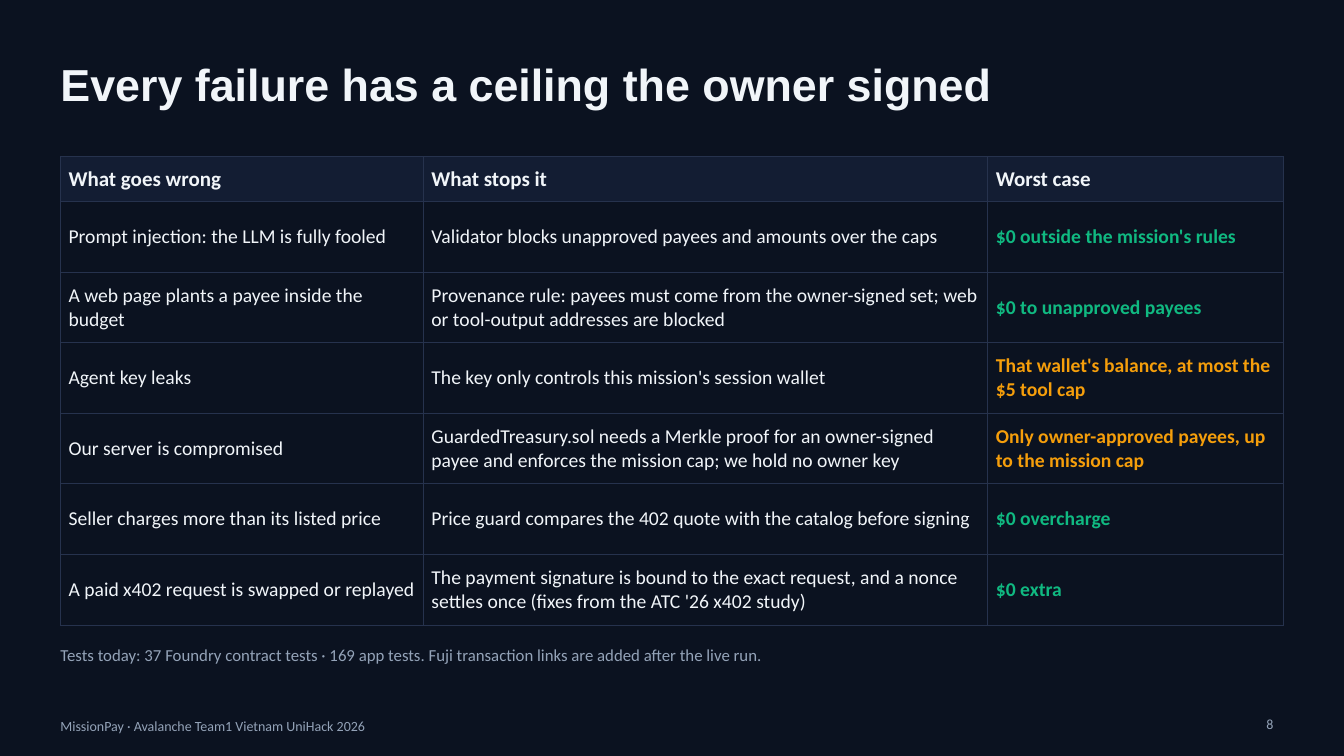
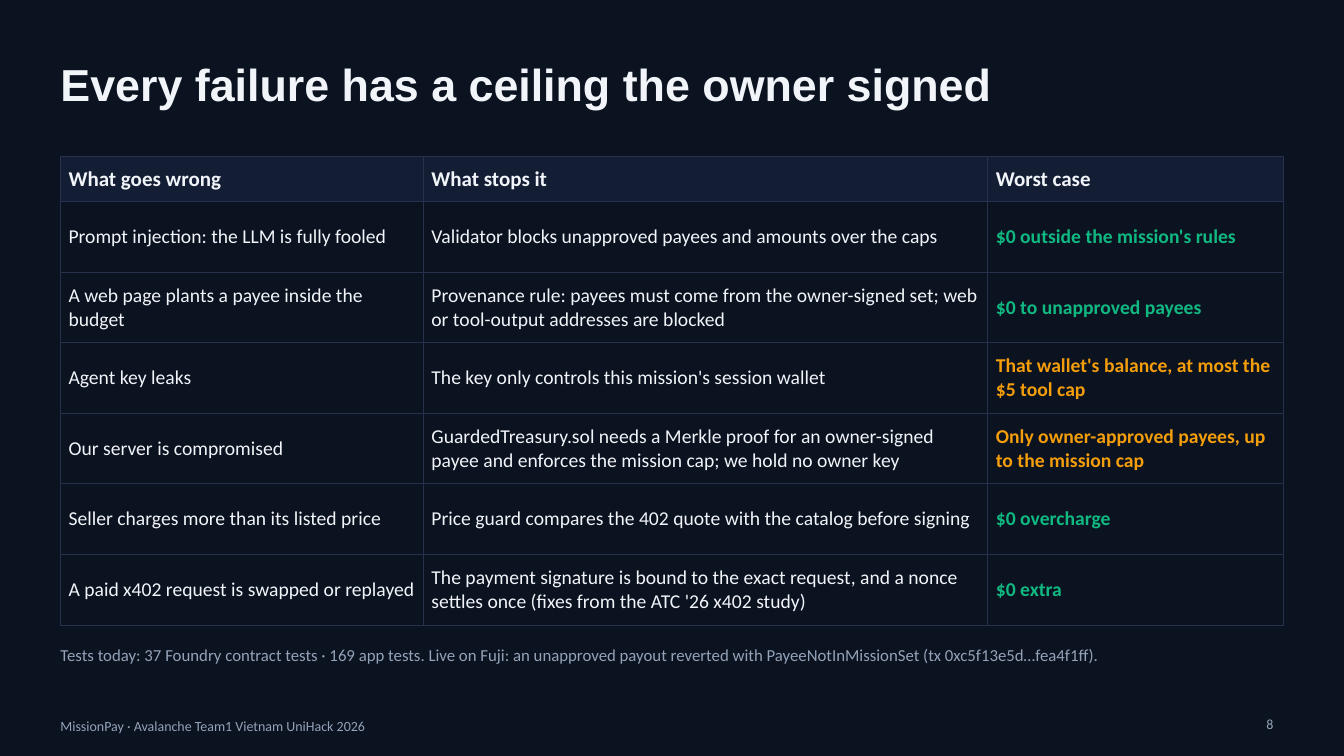
Before and after one commit to lenamkhanhh/UniHack, a slide deck: slide 8 of artifacts/submission-s1/MissionPay-pitch-deck-v2.pptx. Drawn at 1344x756 pixels with LibreOffice and Linux fonts; fonts in the diff are those of the drawing. Boxes give left, top, right and bottom in pixels: in the first picture for what was removed or moved away, otherwise in the second. Text is boxed around its words. In the diff, an @@ line names an element or a change of style, - is before the commit and + after.

```diff
--- a/artifacts/submission-s1/MissionPay-pitch-deck-v2.pptx
+++ b/artifacts/submission-s1/MissionPay-pitch-deck-v2.pptx
@@ text at (60, 649, 1098, 664): text changed @@
-Tests today: 37 Foundry contract tests · 169 app tests. Fuji transaction links are added after the live run.
+Tests today: 37 Foundry contract tests · 169 app tests. Live on Fuji: an unapproved payout reverted with PayeeNotInMissionSet (tx 0xc5f13e5d…fea4f1ff).
```
Also in this commit, not shown: 4 other slides changed, 1 slide added, 4 other files.
